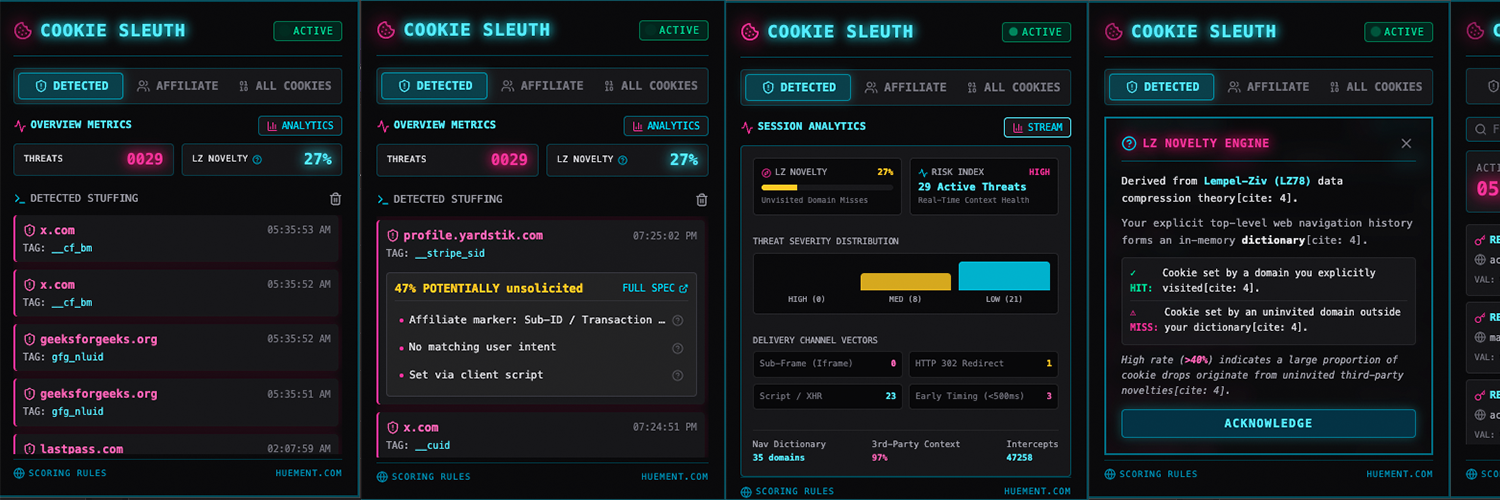
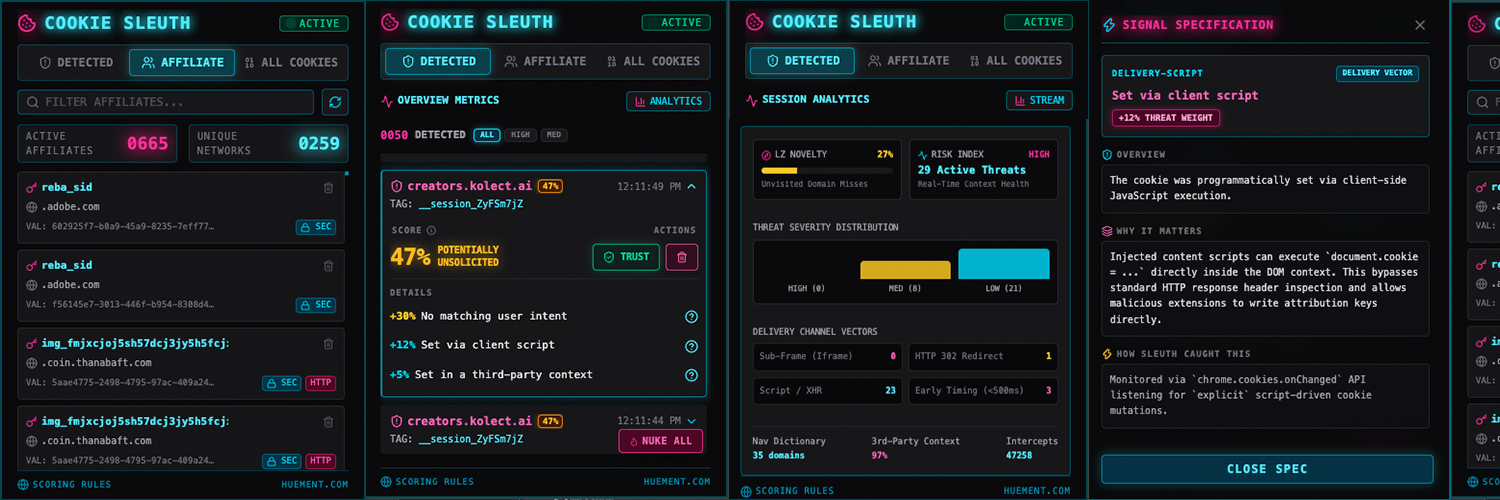
Layer changes from the first 1500px x 500px image to the second:
added group "Group 1" with 6 layers above "Layer 3" over [0, 0, 1500, 500]
added layer "6" in group "Group 1" over [1451, 0, 1500, 500]
added layer "Layer 1" in group "Group 1" over [729, 0, 1089, 119]
added layer "2" in group "Group 1" over [366, 0, 729, 500]
added layer "1" in group "Group 1" over [0, 0, 366, 500]
moved "Screenshot 2026-08-25 at 5.51.03 AM" into group "Group 1", painted on it over [726, 0, 1089, 500]
added layer "3" in group "Group 1" over [1084, 0, 1451, 500]
added layer "Layer 3" above "4" over [0, 0, 1500, 500]
